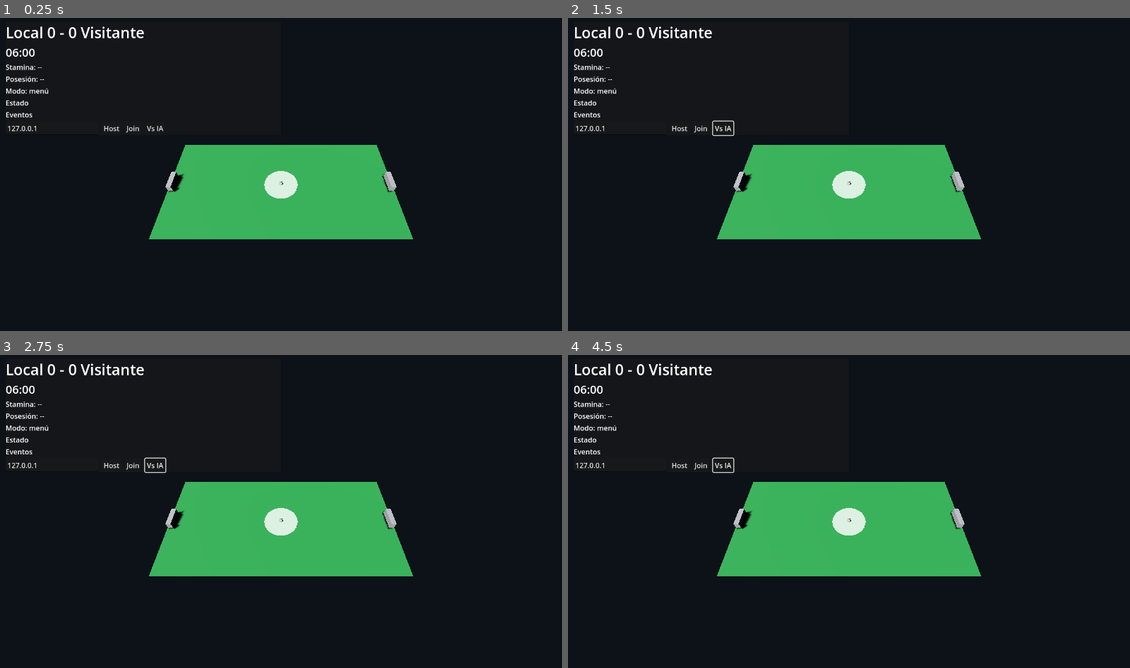
Above: before the commit, frames 1-4 (two rows, left to right).
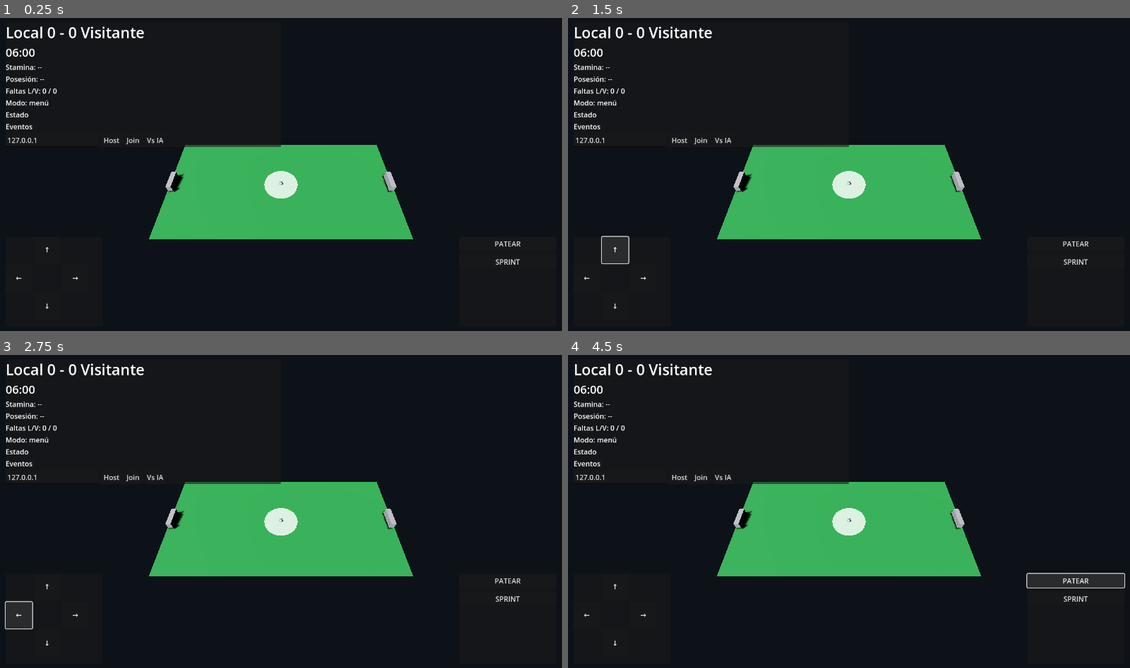
Above: after the commit, the same moments.

Repository: tenemostuseguro/uft27
Game: Godot game, scene res://scenes/Main3D.tscn
Same seed, same stepped clock (60 frames per second), same inputs: the game is played once before the commit and once after it. This scene is started directly instead of the project's main scene.
Inputs (mouse positions are in pixels of both pictures, inside the frame that each line leads up to):
- Up to frame 1 (0.25 s): no input
- Up to frame 2 (1.5 s): click "Vs IA" at 0.5 s; click (612, 249) at 1.25 s, where only the run after the commit has a clickable "↑"
- Up to frame 3 (2.75 s): click (16, 614) at 2 s, where only the run after the commit has a clickable "←"
- Up to frame 4 (4.5 s): click (641, 614) at 2.75 s, where only the run after the commit has a clickable "→"; click (612, 642) at 3.5 s, where only the run after the commit has a clickable "↓"; click (1073, 580) at 4.25 s, where only the run after the commit has a clickable "PATEAR"

The runs differ from the first frame. In frame 1, 0.7% of the frame differs, in the area x 1-93%, y 22-94%; in frame 2, 1.3%; in frame 3, 1.3%; in frame 4, 1.6%, in the area x 1-100%, y 22-94%.
Error before the commit: Invalid access to property or key 'button_down' on a base object of type 'null instance'. (res://scripts/game_manager_3d.gd:98)
Error after the commit: Parse Error: Cannot infer the type of "restart_z" variable because the value doesn't have a set type. (res://scripts/game_manager_3d.gd:342)

Commit message:
Fix restart side resolution when last touch is unknown

Diff:
--- a/godot-futsal/scenes/Main3D.tscn
+++ b/godot-futsal/scenes/Main3D.tscn
@@ -179,6 +179,10 @@
 [node name="PossessionLabel" type="Label" parent="CanvasLayer/UI/Hud/VBox"]
 layout_mode = 2
 text = "Posesión: --"
+
+[node name="FoulLabel" type="Label" parent="CanvasLayer/UI/Hud/VBox"]
+layout_mode = 2
+text = "Faltas L/V: 0 / 0"
 
 [node name="ModeLabel" type="Label" parent="CanvasLayer/UI/Hud/VBox"]
 layout_mode = 2
--- a/godot-futsal/scripts/bot_player_3d.gd
+++ b/godot-futsal/scripts/bot_player_3d.gd
@@ -87,14 +87,14 @@
 
 	if role_name == "GK":
 		var clear_dir: Vector3 = (attack_goal - manager.ball.global_position).normalized()
-		manager.ball.apply_central_impulse(clear_dir * (kick_force + 2.0))
+		manager.apply_bot_kick(team_side, clear_dir, kick_force + 2.0)
 		return
 
 	if enemy_close and role_name != "Pivot":
 		var mate: Node3D = manager.get_closest_teammate(global_position, team_side, self)
 		if mate != null:
 			var pass_dir: Vector3 = (mate.global_position - manager.ball.global_position).normalized()
-			manager.ball.apply_central_impulse(pass_dir * (kick_force - 1.2))
+			manager.apply_bot_kick(team_side, pass_dir, kick_force - 1.2)
 			return
 
 	var shot_dir: Vector3 = (attack_goal - manager.ball.global_position).normalized()
@@ -104,7 +104,7 @@
 	elif role_name == "Cierre":
 		shot_power -= 0.8
 
-	manager.ball.apply_central_impulse(shot_dir * shot_power)
+	manager.apply_bot_kick(team_side, shot_dir, shot_power)
 
 func _is_offside_like(target: Vector3) -> bool:
 	# Regla simple para que no rompan la estructura: el pivot no puede quedarse pegado al arco rival todo el tiempo.
--- a/godot-futsal/scripts/game_manager_3d.gd
+++ b/godot-futsal/scripts/game_manager_3d.gd
@@ -10,17 +10,19 @@
 @export var match_duration := 300.0
 @export var field_half_length := 20.0
 @export var field_half_width := 10.0
+@export var goal_half_width := 1.6
 
 @onready var players_root: Node3D = $Players
 @onready var bots_root: Node3D = $Bots
 @onready var ball: RigidBody3D = $Ball
-@onready var score_label: Label = $CanvasLayer/UI/Hud/ScoreLabel
-@onready var timer_label: Label = $CanvasLayer/UI/Hud/TimerLabel
-@onready var status_label: Label = $CanvasLayer/UI/Hud/StatusLabel
-@onready var event_label: Label = $CanvasLayer/UI/Hud/EventLabel
-@onready var stamina_label: Label = $CanvasLayer/UI/Hud/StaminaLabel
-@onready var mode_label: Label = $CanvasLayer/UI/Hud/ModeLabel
-@onready var possession_label: Label = $CanvasLayer/UI/Hud/PossessionLabel
+@onready var score_label: Label = $CanvasLayer/UI/Hud/VBox/ScoreLabel
+@onready var timer_label: Label = $CanvasLayer/UI/Hud/VBox/TimerLabel
+@onready var stamina_label: Label = $CanvasLayer/UI/Hud/VBox/StaminaLabel
+@onready var possession_label: Label = $CanvasLayer/UI/Hud/VBox/PossessionLabel
+@onready var mode_label: Label = $CanvasLayer/UI/Hud/VBox/ModeLabel
+@onready var status_label: Label = $CanvasLayer/UI/Hud/VBox/StatusLabel
+@onready var event_label: Label = $CanvasLayer/UI/Hud/VBox/EventLabel
+@onready var foul_label: Label = $CanvasLayer/UI/Hud/VBox/FoulLabel
 
 @onready var ip_input: LineEdit = $CanvasLayer/UI/Hud/VBox/NetworkRow/IPInput
 @onready var host_button: Button = $CanvasLayer/UI/Hud/VBox/NetworkRow/HostButton
@@ -32,16 +34,26 @@
 @onready var move_down_button: Button = $CanvasLayer/UI/MobileControls/MovePad/Grid/DownButton
 @onready var move_left_button: Button = $CanvasLayer/UI/MobileControls/MovePad/Grid/LeftButton
 @onready var move_right_button: Button = $CanvasLayer/UI/MobileControls/MovePad/Grid/RightButton
-@onready var shoot_button: Button = $CanvasLayer/UI/MobileControls/ActionPad/ShootButton
-@onready var sprint_button: Button = $CanvasLayer/UI/MobileControls/ActionPad/SprintButton
+@onready var shoot_button: Button = $CanvasLayer/UI/MobileControls/ActionPad/VBox/ShootButton
+@onready var sprint_button: Button = $CanvasLayer/UI/MobileControls/ActionPad/VBox/SprintButton
 
 var home_score := 0
 var away_score := 0
+var home_fouls := 0
+var away_fouls := 0
 var time_left := 300.0
 var players: Dictionary = {}
 var bots: Array[CharacterBody3D] = []
+
 var halftime_done := false
 var offline_vs_ai := false
+var last_touch_side := -1
+var foul_cooldown := 0.0
+
+var dead_ball := false
+var restart_timer := 0.0
+var restart_position := Vector3.ZERO
+var restart_reason := ""
 
 var mobile_left := false
 var mobile_right := false
@@ -68,14 +80,25 @@
 	event_label.text = "Elegí modo de juego"
 	status_label.text = "Host, Join o Vs IA"
 	mode_label.text = "Modo: menú"
+	_update_foul_label()
 	update_ui()
 
 func _process(delta: float) -> void:
 	_update_local_hud()
 	if not _is_authority():
 		return
+
+	if dead_ball:
+		restart_timer = max(0.0, restart_timer - delta)
+		if restart_timer <= 0.0:
+			_apply_restart()
+		return
+
+	foul_cooldown = max(0.0, foul_cooldown - delta)
 	_update_match_clock(delta)
-	_check_ball_bounds()
+	_check_ball_out_events()
+	_check_foul_events()
+	_constrain_entities_to_field()
 	_update_possession_label()
 	update_ui()
 
@@ -136,7 +159,7 @@
 		event_label.text = "Final: %d - %d" % [home_score, away_score]
 
 	if multiplayer.has_multiplayer_peer():
-		rpc("sync_match_state", home_score, away_score, time_left)
+		rpc("sync_match_state", home_score, away_score, time_left, home_fouls, away_fouls)
 
 func _swap_sides() -> void:
 	for raw_player in players.values():
@@ -147,14 +170,6 @@
 		bot.global_position.x *= -1.0
 		bot.anchor_position.x *= -1.0
 		bot.team_side *= -1
-
-func _check_ball_bounds() -> void:
-	var pos: Vector3 = ball.global_position
-	if abs(pos.x) > field_half_length + 3.0 or abs(pos.z) > field_half_width + 3.0:
-		event_label.text = "Pelota fuera: saque neutral"
-		ball.global_position = Vector3(0.0, 0.35, 0.0)
-		ball.linear_velocity = Vector3.ZERO
-		ball.angular_velocity = Vector3.ZERO
 
 func _on_vs_ai_pressed() -> void:
 	offline_vs_ai = true
@@ -302,6 +317,129 @@
 			x = side * (field_half_length - 8.0)
 	return Vector3(x, 0.0, z)
 
+func _constrain_entities_to_field() -> void:
+	for raw_player in players.values():
+		var p: CharacterBody3D = raw_player
+		p.global_position.x = clamp(p.global_position.x, -field_half_length + 0.4, field_half_length - 0.4)
+		p.global_position.z = clamp(p.global_position.z, -field_half_width + 0.4, field_half_width - 0.4)
+	for b in bots:
+		b.global_position.x = clamp(b.global_position.x, -field_half_length + 0.4, field_half_length - 0.4)
+		b.global_position.z = clamp(b.global_position.z, -field_half_width + 0.4, field_half_width - 0.4)
+
+func _check_ball_out_events() -> void:
+	var pos: Vector3 = ball.global_position
+	if abs(pos.z) > field_half_width:
+		_schedule_throw_in(pos)
+		return
+
+	if abs(pos.x) > field_half_length:
+		if abs(pos.z) <= goal_half_width:
+			return # zona de gol, lo resuelve Area3D
+		_schedule_goal_line_restart(pos)
+
+func _schedule_throw_in(pos: Vector3) -> void:
+	var restart_x := clamp(pos.x, -field_half_length + 1.2, field_half_length - 1.2)
+	var restart_z := sign(pos.z) * (field_half_width - 0.35)
+	var receiving_side := -_resolve_last_touch_side(pos)
+	_schedule_restart("Saque de banda (%s)" % _side_name(receiving_side), Vector3(restart_x, 0.35, restart_z))
+
+func _schedule_goal_line_restart(pos: Vector3) -> void:
+	var ball_out_right := pos.x > 0.0
+	var defense_side := 1 if ball_out_right else -1
+	var attack_side := -defense_side
+	var touch_side := _resolve_last_touch_side(pos)
+	var restart_pos := Vector3(defense_side * (field_half_length - 1.5), 0.35, clamp(pos.z, -3.5, 3.5))
+	if touch_side == defense_side:
+		restart_pos = Vector3(attack_side * (field_half_length - 1.4), 0.35, clamp(pos.z, -3.5, 3.5))
+		_schedule_restart("Córner para %s" % _side_name(attack_side), restart_pos)
+	else:
+		_schedule_restart("Saque de meta para %s" % _side_name(defense_side), restart_pos)
+
+func _resolve_last_touch_side(pos: Vector3) -> int:
+	if last_touch_side == -1 or last_touch_side == 1:
+		return last_touch_side
+	# Si no hubo toque registrado (p.ej. rebote inicial), asumimos que atacaba
+	# el equipo del lado desde donde salió la pelota.
+	return 1 if pos.x > 0.0 else -1
+
+func _check_foul_events() -> void:
+	if foul_cooldown > 0.0 or dead_ball:
+		return
+	var carrier := _get_ball_carrier()
+	if carrier == null:
+		return
+
+	var carrier_side := int(carrier.team_side)
+	var foe := get_closest_opponent(carrier.global_position, carrier_side)
+	if foe == null:
+		return
+
+	var dist := carrier.global_position.distance_to(foe.global_position)
+	if dist > 1.2:
+		return
+
+	var relative_speed := (carrier.velocity - foe.velocity).length()
+	if relative_speed < 6.2:
+		return
+
+	if abs(carrier.global_position.x) > field_half_length - 0.8:
+		return
+
+	foul_cooldown = 2.2
+	_register_foul(-carrier_side)
+	ball.linear_velocity = Vector3.ZERO
+	_schedule_restart("Falta para %s" % _side_name(carrier_side), Vector3(carrier.global_position.x, 0.35, carrier.global_position.z))
+
+func _register_foul(side_committed: int) -> void:
+	if side_committed < 0:
+		home_fouls += 1
+	else:
+		away_fouls += 1
+	_update_foul_label()
+
+func _update_foul_label() -> void:
+	foul_label.text = "Faltas L/V: %d / %d" % [home_fouls, away_fouls]
+
+func _get_ball_carrier() -> Node3D:
+	var nearest: Node3D = null
+	var best := 1.35
+	for raw_player in players.values():
+		var p: Node3D = raw_player
+		var d := p.global_position.distance_to(ball.global_position)
+		if d < best:
+			best = d
+			nearest = p
+	for b in bots:
+		var d2 := b.global_position.distance_to(ball.global_position)
+		if d2 < best:
+			best = d2
+			nearest = b
+	return nearest
+
+func _schedule_restart(reason: String, position: Vector3) -> void:
+	if dead_ball:
+		return
+	dead_ball = true
+	restart_timer = 1.0
+	restart_reason = reason
+	restart_position = position
+	event_label.text = reason
+	ball.linear_velocity = Vector3.ZERO
+	ball.angular_velocity = Vector3.ZERO
+
+func _apply_restart() -> void:
+	dead_ball = false
+	ball.global_position = restart_position
+	ball.linear_velocity = Vector3.ZERO
+	ball.angular_velocity = Vector3.ZERO
+	event_label.text = "%s | ¡Jueguen!" % restart_reason
+
+func _side_name(side: int) -> String:
+	return "Local" if side < 0 else "Visitante"
+
+func register_touch(side: int) -> void:
+	last_touch_side = side
+
 func get_attack_goal_position(side: int) -> Vector3:
 	return Vector3(-side * (field_half_length - 0.8), 0.35, 0.0)
 
@@ -363,7 +501,9 @@
 		return
 	_apply_kick(player_id, player_pos, forward, force, kick_range)
 
-func _apply_kick(_player_id: int, player_pos: Vector3, forward: Vector3, force: float, kick_range: float) -> void:
+func _apply_kick(player_id: int, player_pos: Vector3, forward: Vector3, force: float, kick_range: float) -> void:
+	if dead_ball:
+		return
 	var to_ball: Vector3 = ball.global_position - player_pos
 	if to_ball.length() > kick_range:
 		return
@@ -371,7 +511,15 @@
 	if dir.length() <= 0.001:
 		dir = to_ball.normalized()
 	ball.apply_central_impulse(dir * force)
+	if players.has(player_id):
+		register_touch(int(players[player_id].team_side))
 	event_label.text = "¡Remate!"
+
+func apply_bot_kick(side: int, dir: Vector3, power: float) -> void:
+	if dead_ball:
+		return
+	register_touch(side)
+	ball.apply_central_impulse(dir * power)
 
 func _on_goal_home_body_entered(body: Node3D) -> void:
 	if not _is_authority() or body != ball:
@@ -388,6 +536,7 @@
 	_reset_after_goal()
 
 func _reset_after_goal() -> void:
+	dead_ball = false
 	for id_variant in players.keys():
 		var id: int = int(id_variant)
 		var side: int = int(players[id].team_side)
@@ -401,7 +550,7 @@
 	ball.linear_velocity = Vector3.ZERO
 	ball.angular_velocity = Vector3.ZERO
 	if multiplayer.has_multiplayer_peer():
-		rpc("sync_match_state", home_score, away_score, time_left)
+		rpc("sync_match_state", home_score, away_score, time_left, home_fouls, away_fouls)
 	update_ui()
 
 func _update_local_hud() -> void:
@@ -442,10 +591,13 @@
 	return null
 
 @rpc("authority", "reliable")
-func sync_match_state(home: int, away: int, clock_left: float) -> void:
+func sync_match_state(home: int, away: int, clock_left: float, fouls_home: int, fouls_away: int) -> void:
 	home_score = home
 	away_score = away
 	time_left = clock_left
+	home_fouls = fouls_home
+	away_fouls = fouls_away
+	_update_foul_label()
 	update_ui()
 
 @rpc("authority", "unreliable")
--- a/godot-futsal/scripts/player_3d.gd
+++ b/godot-futsal/scripts/player_3d.gd
@@ -55,6 +55,10 @@
 	velocity.y = 0.0
 	move_and_slide()
 
+	if manager != null:
+		global_position.x = clamp(global_position.x, -manager.field_half_length + 0.4, manager.field_half_length - 0.4)
+		global_position.z = clamp(global_position.z, -manager.field_half_width + 0.4, manager.field_half_width - 0.4)
+
 	if direction.length() > 0.05:
 		look_at(global_position + direction, Vector3.UP)
 
Not shown, changed: godot-futsal/README.md
